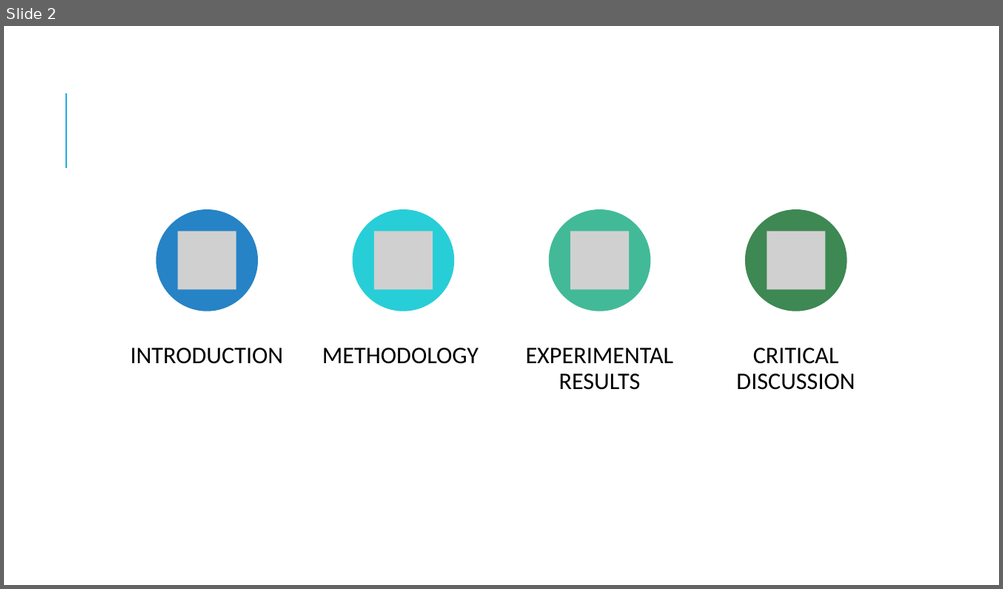
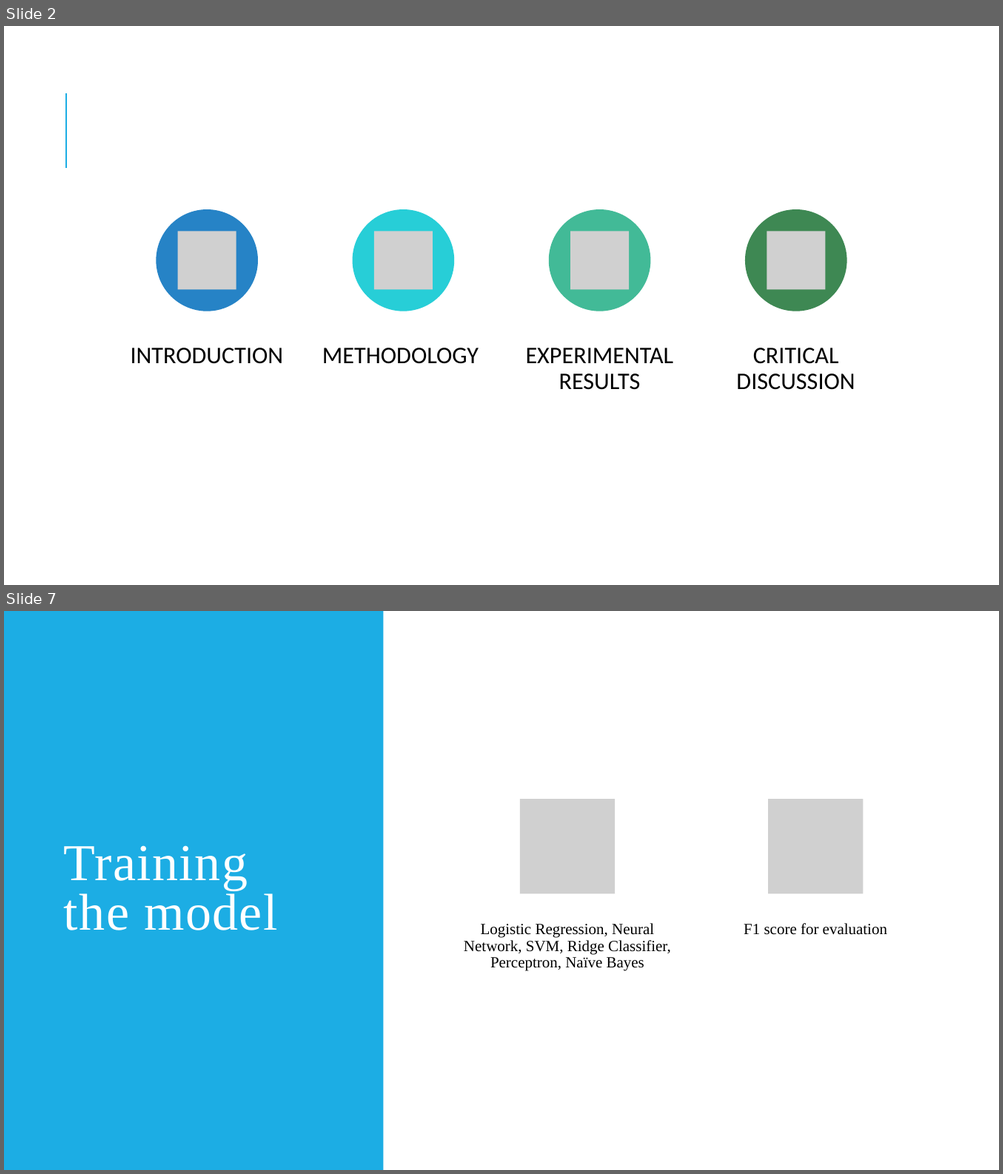
Before and after one commit to NJ261/CSCI6509_Project, a slide deck: presentation/presentation.pptx. Shown one above the other, each under a label of ours: slide 2 before the commit, slides 2 and 7 after it; the slides between them are not shown. The pictures are 1003x589 and 1003x1174 pixels, drawn with LibreOffice and Linux fonts; fonts in the diff are those of the drawing; grey boxes stand for pictures. Boxes give left, top, right and bottom in pixels: in the first picture for what was removed or moved away, otherwise in the second. Text is boxed around its words. In the diff, an @@ line names an element or a change of style, - is before the commit and + after.

```diff
--- a/presentation/presentation.pptx
+++ b/presentation/presentation.pptx
@@ slide 7 added at bbox=[4, 611, 999, 1170], background #FFFFFF @@
@@ rectangle added at bbox=[4, 611, 383, 1170], fill #1CADE4 @@
@@ title added at bbox=[64, 846, 277, 931], 50 pt, text #FFFFFF @@
+Training the model
@@ group added at bbox=[464, 799, 887, 971]: 2 pictures, 2 texts @@
+Logistic Regression, Neural Network, SVM, Ridge Classifier, Perceptron, Naïve Bayes
+F1 score for evaluation
```
Also in this commit, not shown: 4 slides changed, 3 other slides added.
